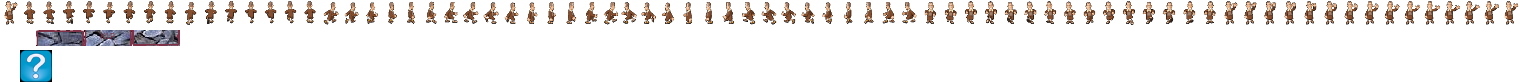
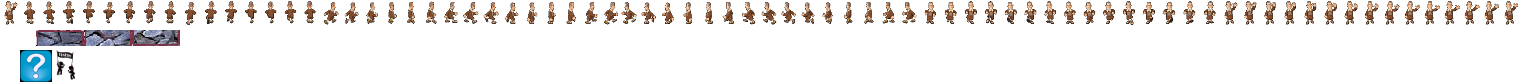
Layered file, before and after one edit (1520 × 82). Changes by layer:
added layer "finish-flag-transparent.png" over [56, 50, 76, 80]
